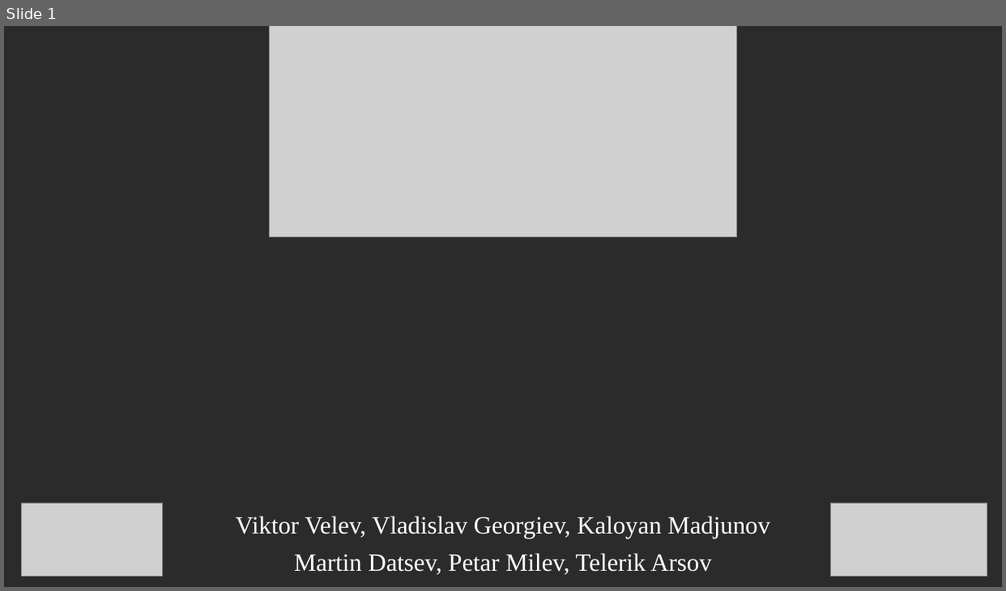
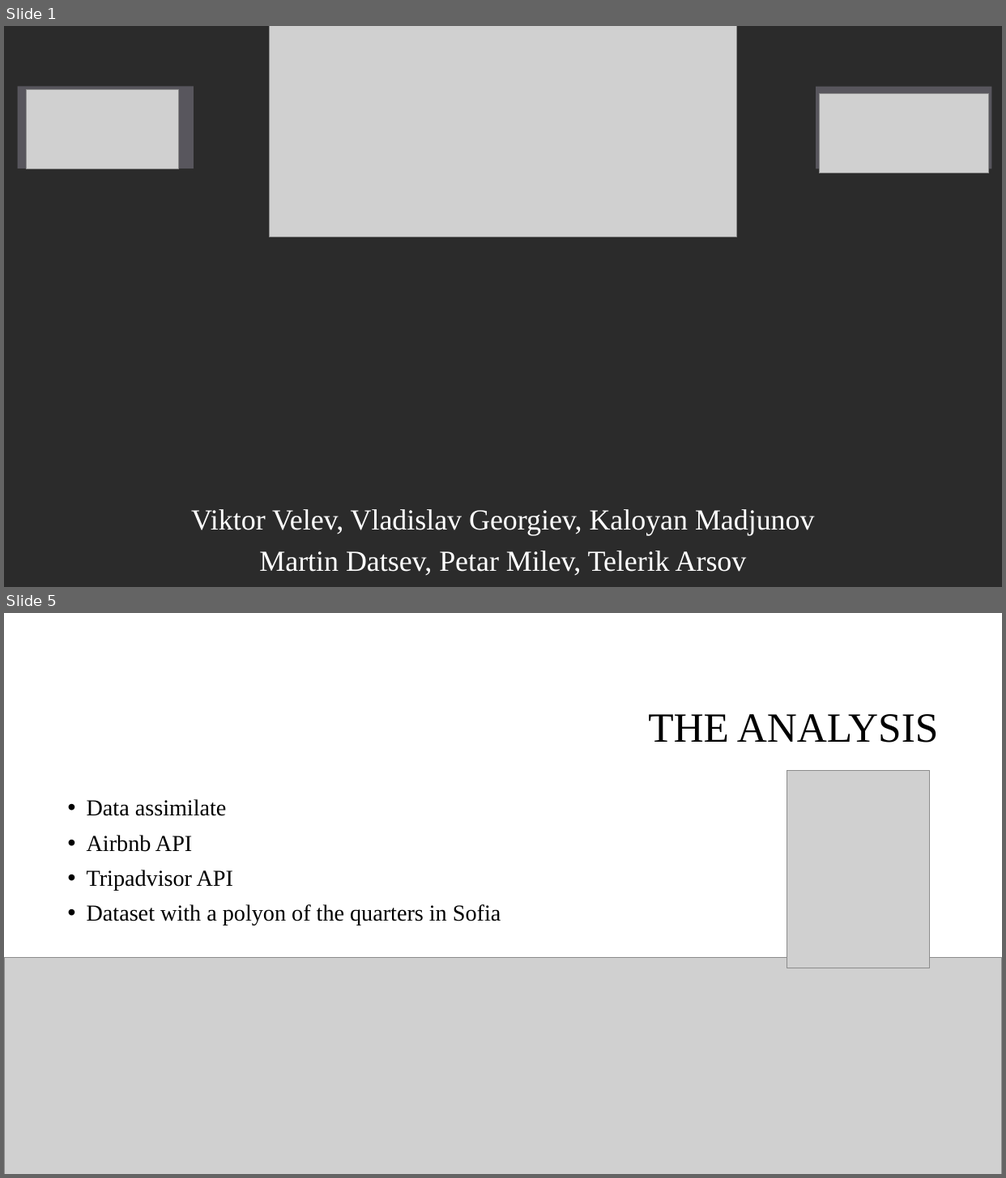
Before and after one commit to vision-sofia/Peper-Analysis, a slide deck: presentation/Peper Analysis.pptx. Shown one above the other, each under a label of ours: slide 1 before the commit, slides 1 and 5 after it; the slides between them are not shown. The pictures are 1006x591 and 1006x1178 pixels, drawn with LibreOffice and Linux fonts; fonts in the diff are those of the drawing; grey boxes stand for pictures; background and template pictures are left out; a plain dark background stands for a picture behind light text. Boxes give left, top, right and bottom in pixels: in the first picture for what was removed or moved away, otherwise in the second. Text is boxed around its words. In the diff, an @@ line names an element or a change of style, - is before the commit and + after.

```diff
--- a/presentation/Peper Analysis.pptx
+++ b/presentation/Peper Analysis.pptx
@@ slide 5 added at bbox=[4, 613, 1002, 1174], background #FFFFFF @@
@@ title added at bbox=[648, 714, 938, 743], 40 pt, text #000000 @@
+THE ANALYSIS
@@ picture added at bbox=[787, 770, 929, 969] @@
@@ text added at bbox=[87, 799, 501, 926], 22 pt, text #000000 @@
+• Data assimilate
+• Airbnb API
+• Tripadvisor API
+• Dataset with a polyon of the quarters in Sofia
@@ picture added at bbox=[4, 957, 1002, 1174] @@
@@ slide 1 changed as well @@
@@ rectangle added at bbox=[18, 86, 194, 169], fill #B8B3C9 at 32% opacity @@
@@ picture: place and size @@
-picture at bbox=[21, 503, 162, 576]
+picture at bbox=[26, 90, 177, 169]
@@ rectangle added at bbox=[816, 87, 992, 169], fill #B8B3C9 at 32% opacity @@
@@ picture: place and size @@
-picture at bbox=[830, 503, 987, 576]
+picture at bbox=[819, 94, 988, 173]
@@ subtitle "Viktor Velev, Vladislav Georgiev, Kaloyan ...": place and size @@
-subtitle "Viktor Velev, Vladislav Georgiev, Kaloyan ..." at bbox=[236, 516, 770, 575]
+subtitle "Viktor Velev, Vladislav Georgiev, Kaloyan ..." at bbox=[191, 510, 815, 576]
@@ subtitle "Viktor Velev, Vladislav Georgiev, Kaloyan ..." at bbox=[191, 510, 815, 576]: size 24 to 28 pt @@
```
Also in this commit, not shown: 5 other slides added, 6 slides removed, 8 other files.
